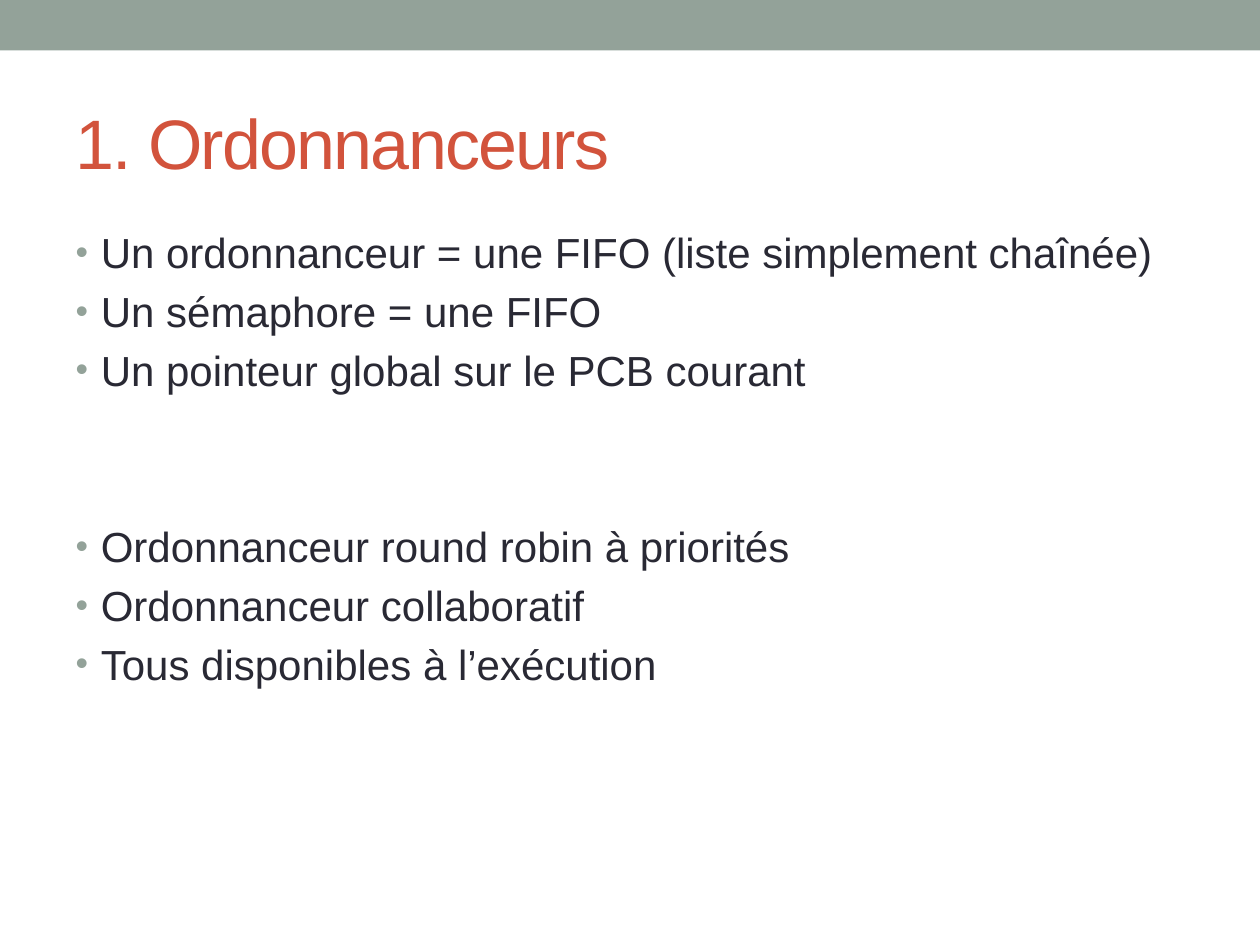
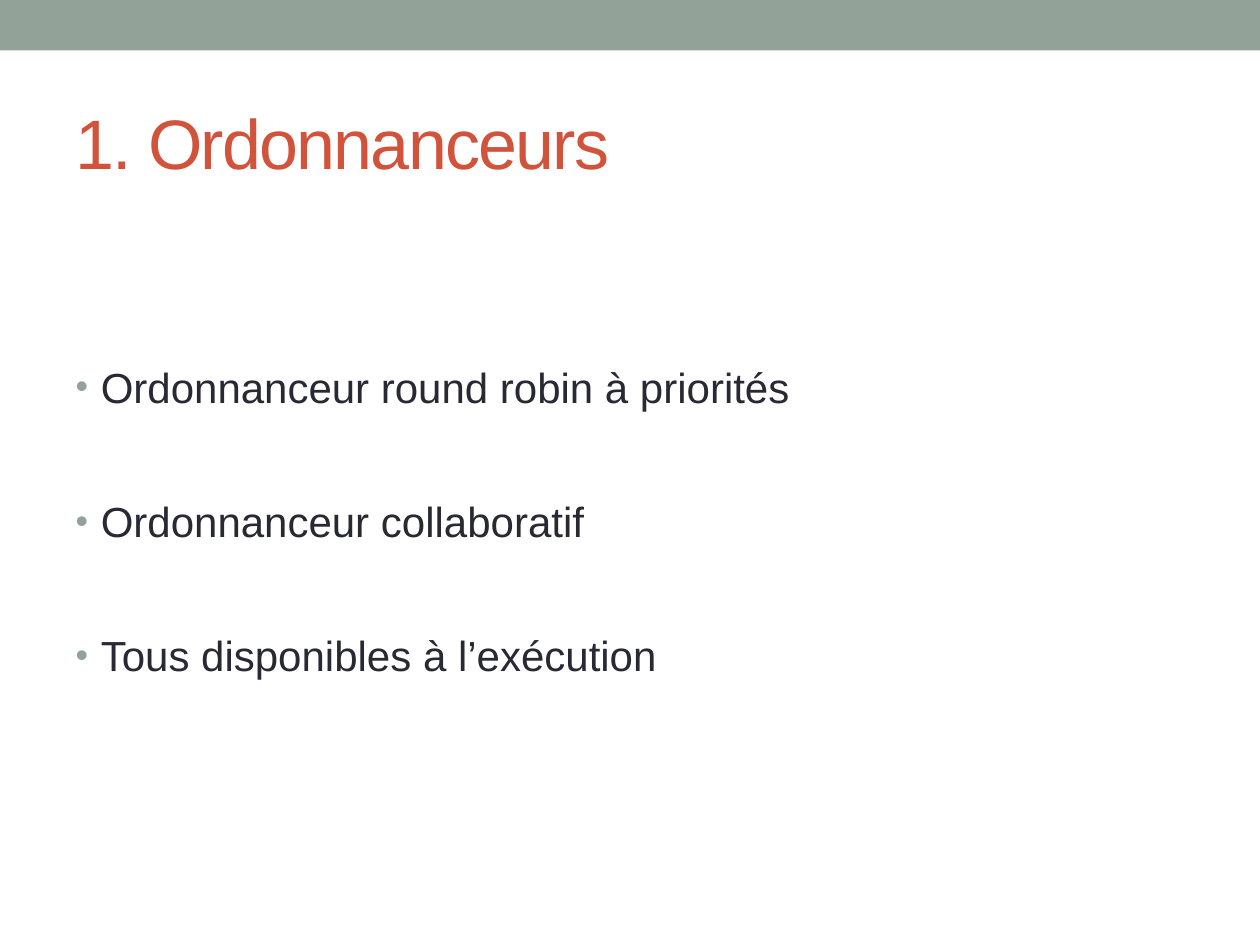
Before and after one commit to INSA-4IF-H4404-2013-2014/RaspiKernel, a slide deck: slide 3 of ppt/presentation.pptx. Drawn at 1260x945 pixels with LibreOffice and Linux fonts; fonts in the diff are those of the drawing. Boxes give left, top, right and bottom in pixels: in the first picture for what was removed or moved away, otherwise in the second. Text is boxed around its words. In the diff, an @@ line names an element or a change of style, - is before the commit and + after.

Commit message:
Minor ppt changes

```diff
--- a/ppt/presentation.pptx
+++ b/ppt/presentation.pptx
@@ text "Ordonnanceur round robin à priorités" at [101, 372, 789, 680]: line spacing 1 to 2.5 @@
@@ text at [101, 237, 1152, 394]: paragraphs removed @@
-• Un ordonnanceur = une FIFO (liste simplement chaînée)
-• Un sémaphore = une FIFO
-• Un pointeur global sur le PCB courant
```
Also in this commit, not shown: 4 other slides changed.
